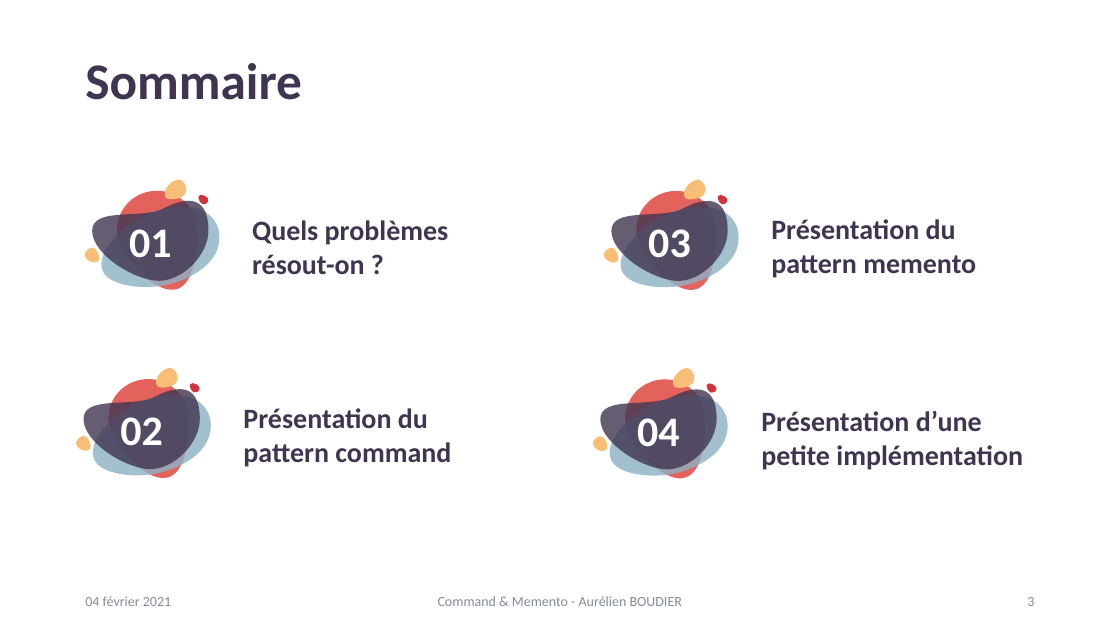
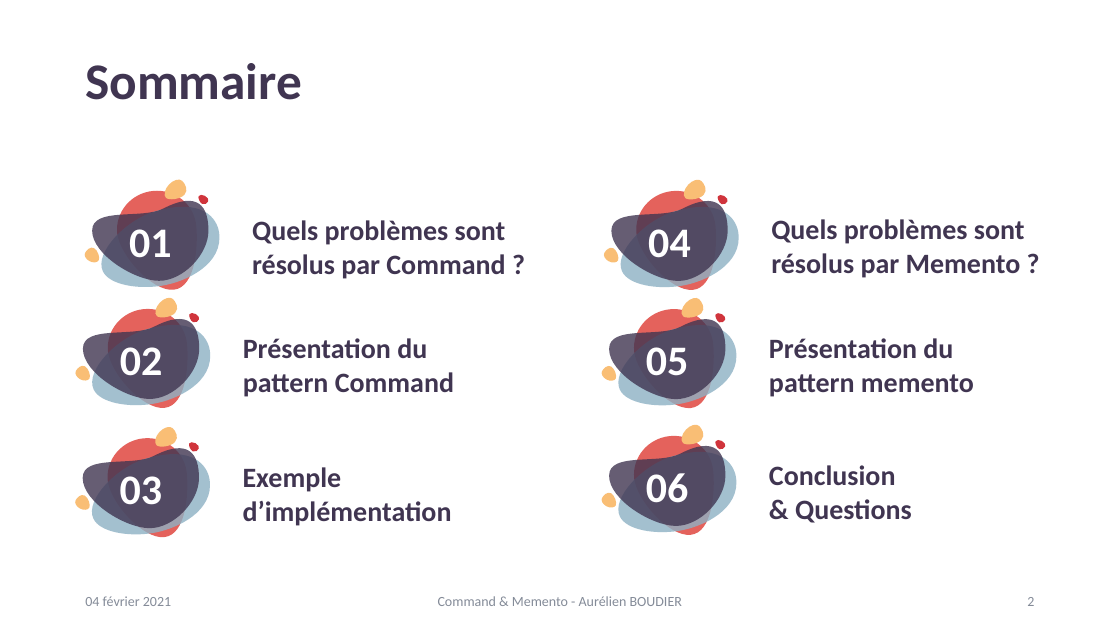
Before and after one commit to kyweez/CDA-14-DESIGN-PATTERN, a slide deck: slide 2 of 01-Powerpoint-presentation/PowerpointPresentation.pptx (slide 3 before the commit). Drawn at 1120x630 pixels with LibreOffice and Linux fonts; fonts in the diff are those of the drawing. Boxes give left, top, right and bottom in pixels: in the first picture for what was removed or moved away, otherwise in the second. Text is boxed around its words. In the diff, an @@ line names an element or a change of style, - is before the commit and + after.

Commit message:
Commnand & Memento pattern / Done

```diff
--- a/01-Powerpoint-presentation/PowerpointPresentation.pptx
+++ b/01-Powerpoint-presentation/PowerpointPresentation.pptx
@@ text at <box>252,220,506,279</box>: text changed @@
-Quels problèmes résout-on ?
+Quels problèmes sont résolus par Command ?
@@ text in freeform shape at <box>648,229,691,258</box>: text changed @@
-03
+04
@@ text at <box>771,219,1025,278</box>: text changed @@
-Présentation du pattern memento
+Quels problèmes sont résolus par Memento ?
@@ 6 freeform shapes: place and size @@
-6 freeform shapes at <box>76,368,211,478</box>
+6 freeform shapes at <box>76,297,211,408</box>
@@ group added at <box>602,298,737,408</box>: 6 freeform shapes @@
+05
@@ text at <box>243,338,454,397</box>: text changed @@
-Présentation du pattern command
+Présentation du pattern Command
@@ text added at <box>769,338,974,397</box>, 24 pt, text #403551, bold @@
+Présentation du pattern memento
@@ freeform shape removed at <box>601,390,717,470</box> @@
-04
@@ text removed at <box>761,411,1023,470</box> @@
-Présentation d’une petite implémentation
@@ group added at <box>76,427,210,538</box>: 6 freeform shapes @@
+03
@@ freeform shape added at <box>609,446,725,526</box>, fill #403551 at 80% opacity, 36 pt, text #FFFFFF, bold @@
+06
@@ 5 freeform shapes: place and size @@
-5 freeform shapes at <box>593,368,728,479</box>
+5 freeform shapes at <box>602,425,737,535</box>
@@ text added at <box>243,467,452,526</box>, 24 pt, text #403551, bold @@
+Exemple d’implémentation
@@ text added at <box>769,465,912,523</box>, 24 pt, text #403551, bold @@
+Conclusion
+& Questions
```
Also in this commit, not shown: 10 other slides changed, 7 slides added, 10 slides removed, 6 other files.
